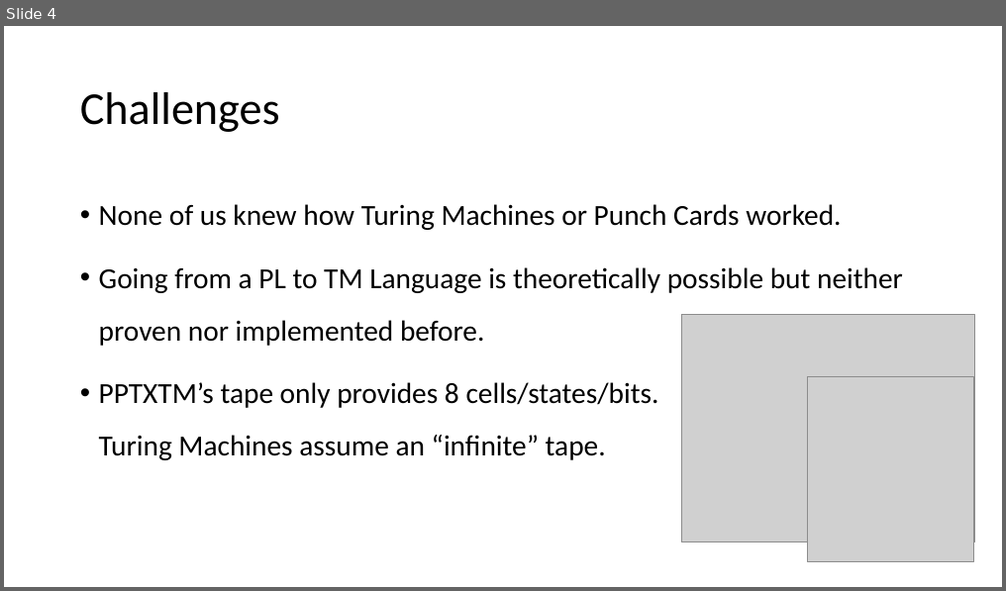
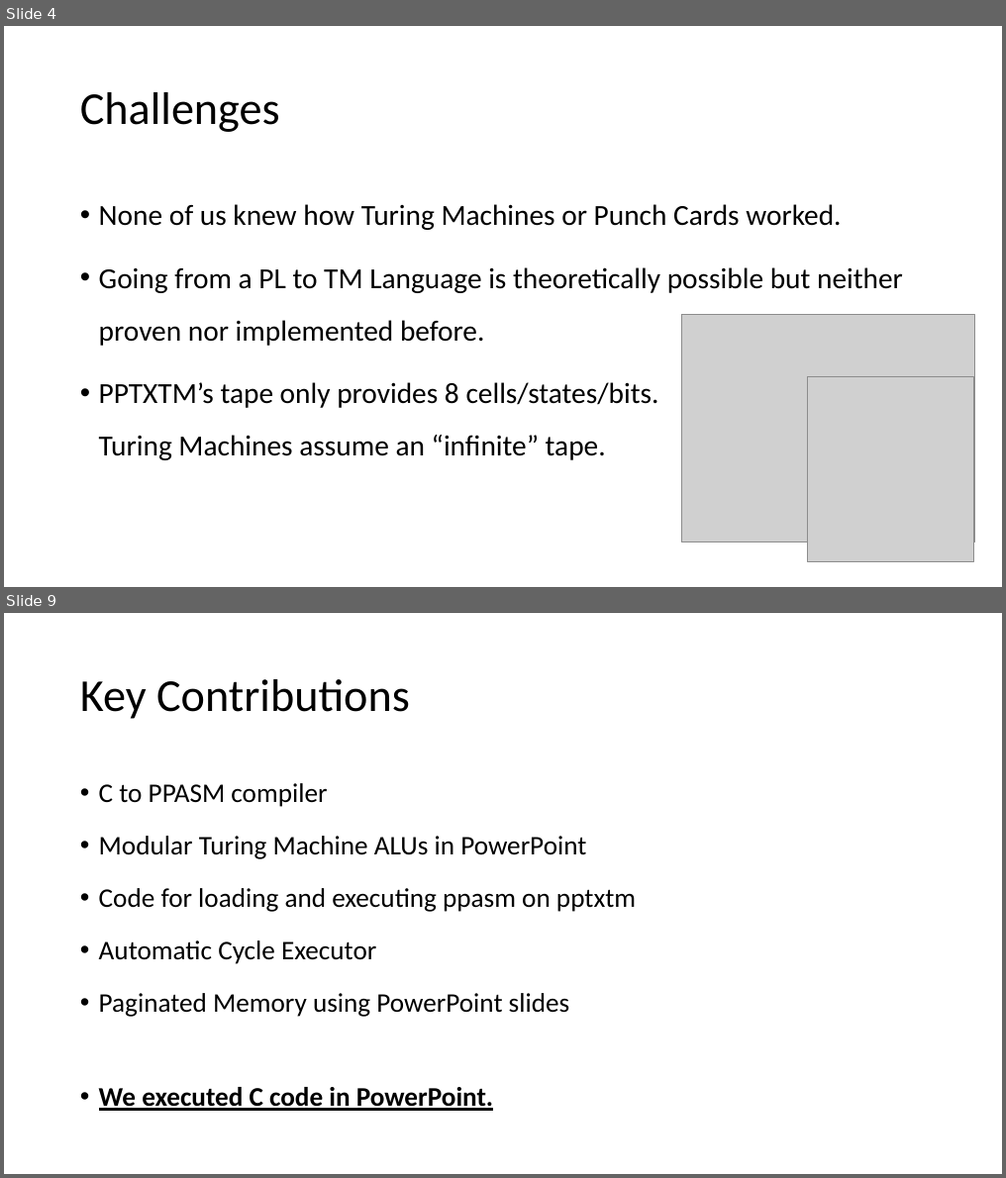
Before and after one commit to cdchoy/ppcc, a slide deck: presentation.pptx. Shown one above the other, each under a label of ours: slide 4 before the commit, slides 4 and 9 after it; the slides between them are not shown. The pictures are 1006x591 and 1006x1178 pixels, drawn with LibreOffice and Linux fonts; fonts in the diff are those of the drawing; grey boxes stand for pictures. Boxes give left, top, right and bottom in pixels: in the first picture for what was removed or moved away, otherwise in the second. Text is boxed around its words. In the diff, an @@ line names an element or a change of style, - is before the commit and + after.

```diff
--- a/presentation.pptx
+++ b/presentation.pptx
@@ slide 9 added at (4, 613, 1002, 1174), background #FFFFFF @@
@@ title added at (80, 679, 410, 719), 44 pt, text #000000 @@
+Key Contributions
@@ text added at (99, 783, 636, 1111), 25.9 pt, text #000000 @@
+• C to PPASM compiler
+• Modular Turing Machine ALUs in PowerPoint
+• Code for loading and executing ppasm on pptxtm
+• Automatic Cycle Executor
+• Paginated Memory using PowerPoint slides
+• We executed C code in PowerPoint.
```
Also in this commit, not shown: 5 slides changed, 3 other slides added, 1 slide removed.
